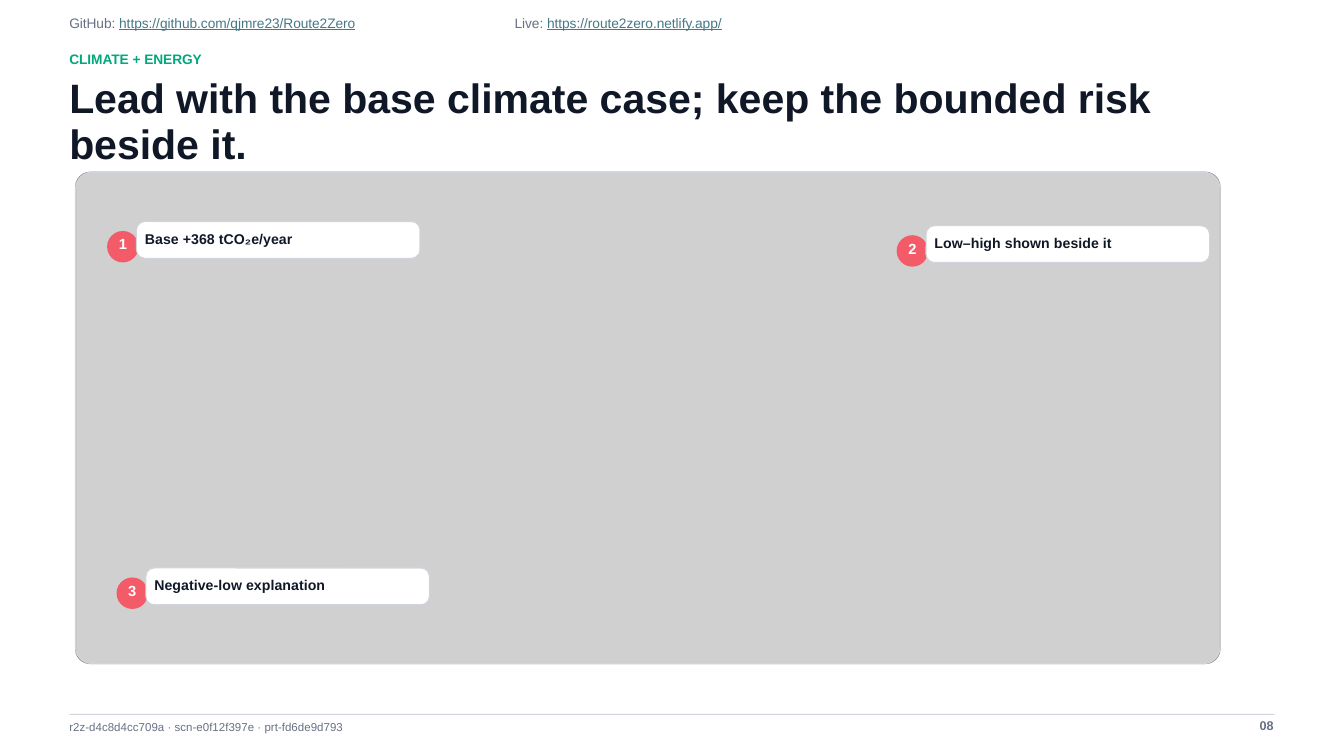
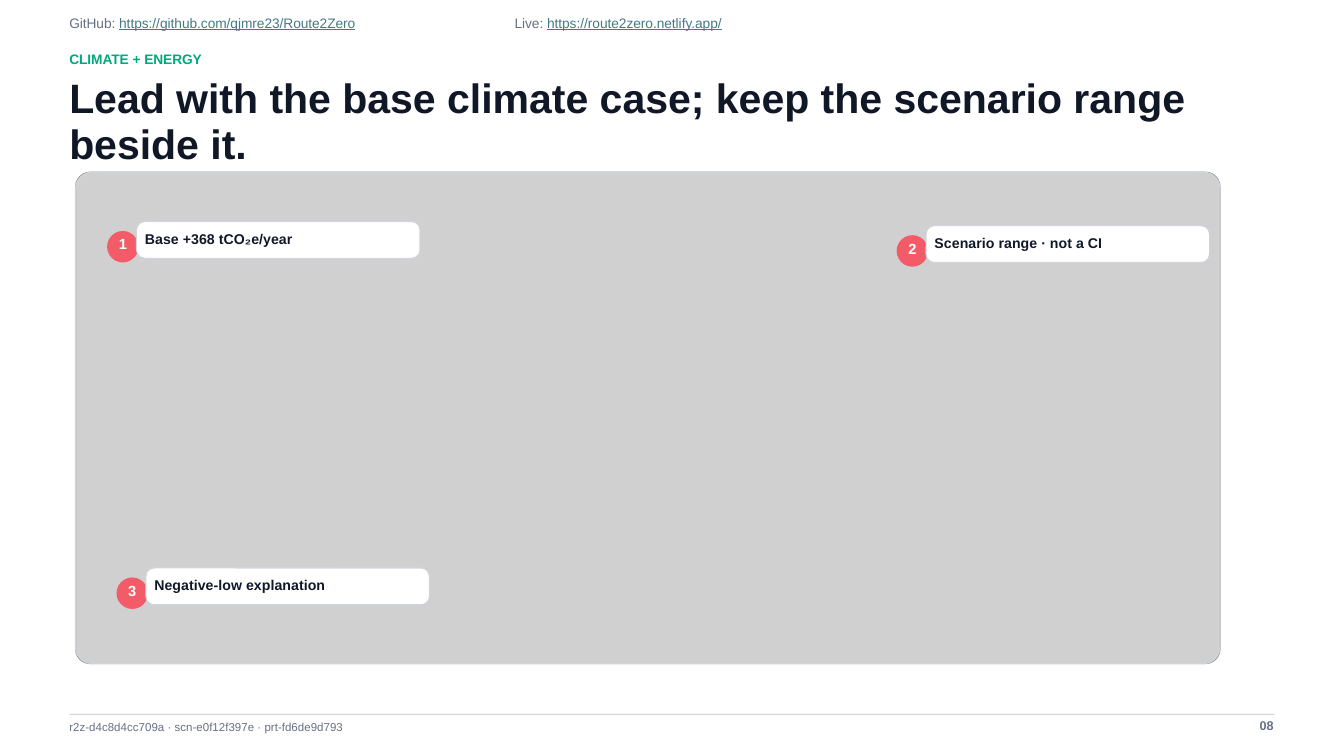
Before and after one commit to qjmre23/Route2Zero, a slide deck: slide 8 of output/submission/Route2Zero_Prototype_Demonstration.pptx. Drawn at 1344x756 pixels with LibreOffice and Linux fonts; fonts in the diff are those of the drawing; grey boxes stand for pictures. Boxes give left, top, right and bottom in pixels: in the first picture for what was removed or moved away, otherwise in the second. Text is boxed around its words. In the diff, an @@ line names an element or a change of style, - is before the commit and + after.

```diff
--- a/output/submission/Route2Zero_Prototype_Demonstration.pptx
+++ b/output/submission/Route2Zero_Prototype_Demonstration.pptx
@@ text at (x1=69, y1=83, x2=1185, y2=160): text changed @@
-Lead with the base climate case; keep the bounded risk beside it.
+Lead with the base climate case; keep the scenario range beside it.
@@ text at (x1=934, y1=237, x2=1102, y2=251): text changed @@
-Low–high shown beside it
+Scenario range · not a CI
```
Also in this commit, not shown: 6 other slides changed, 59 other files.
